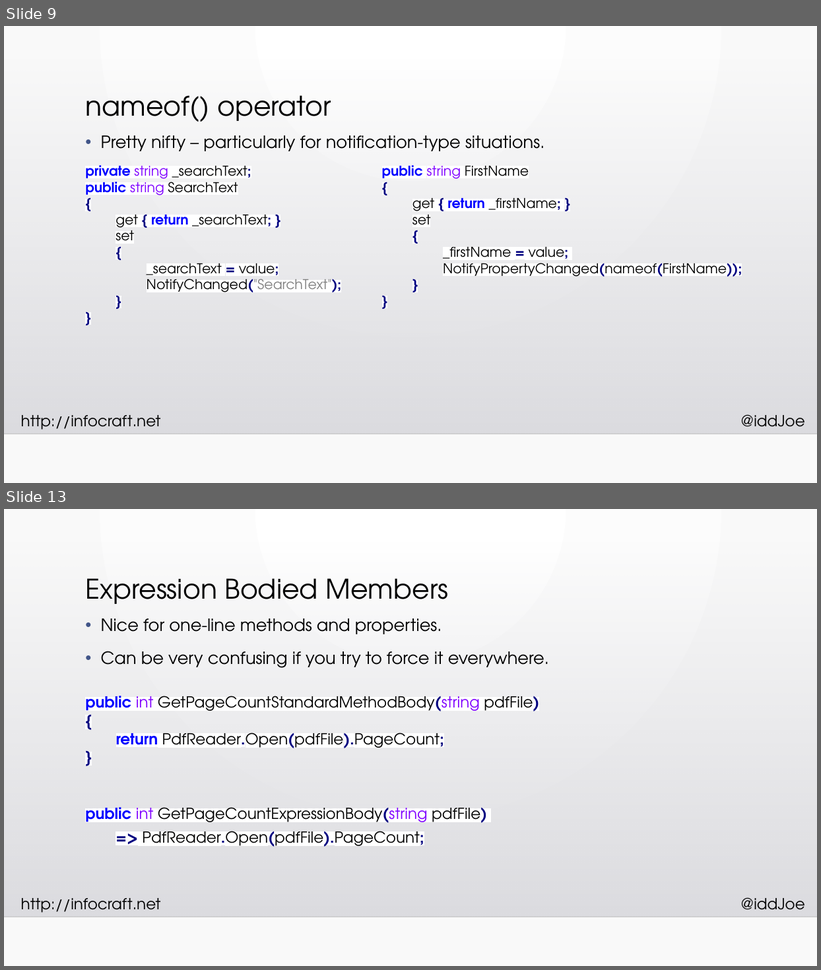
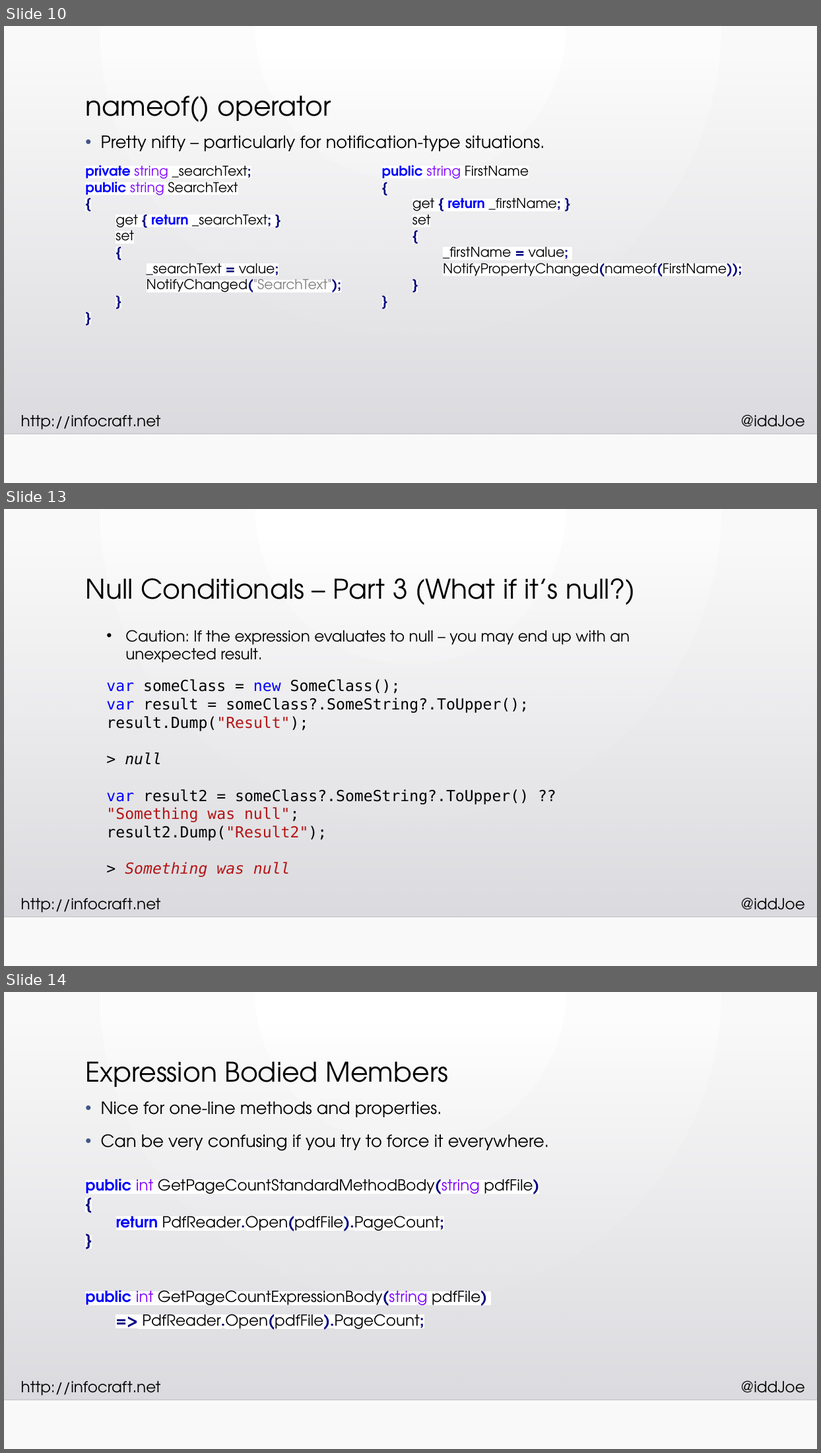
Before and after one commit to InfoCraftDotNet/CSharp-6-New-Language-Features, a slide deck: Slides/CSharp-6-New-Language-Features.pptx. Shown one above the other, each under a label of ours: slides 9 and 13 before the commit, slides 10, 13 and 14 after it; the slides between them are not shown. The pictures are 821x970 and 821x1453 pixels, drawn with LibreOffice and Linux fonts; fonts in the diff are those of the drawing; background and template pictures are left out. Boxes give left, top, right and bottom in pixels: in the first picture for what was removed or moved away, otherwise in the second. Text is boxed around its words. In the diff, an @@ line names an element or a change of style, - is before the commit and + after.

```diff
--- a/Slides/CSharp-6-New-Language-Features.pptx
+++ b/Slides/CSharp-6-New-Language-Features.pptx
@@ slide 13 added at box(4, 509, 817, 966), background gradient #FFFFFF to #FAFAFA; not listed: 4 template elements that a slide beside it also shows @@
@@ title added at box(85, 578, 636, 605), 32 pt, text #000000 @@
+Null Conditionals – Part 3 (What if it’s null?)
@@ text added at box(125, 630, 630, 663), 18 pt, text #000000 @@
+• Caution: If the expression evaluates to null – you may end up with an unexpected result.
@@ text added at box(106, 679, 529, 877), 18 pt, text #000000 @@
+var someClass = new SomeClass();
+var result = someClass?.SomeString?.ToUpper();
+result.Dump("Result");
+> null
+var result2 = someClass?.SomeString?.ToUpper() ?? "Something was null";
+result2.Dump("Result2");
+> Something was null
@@ what was slide 9 is now slide 10 @@
@@ what was slide 13 is now slide 14 @@
```
Also in this commit, not shown: 5 slides changed, 2 other slides added, 2 slides removed, 5 other files.
